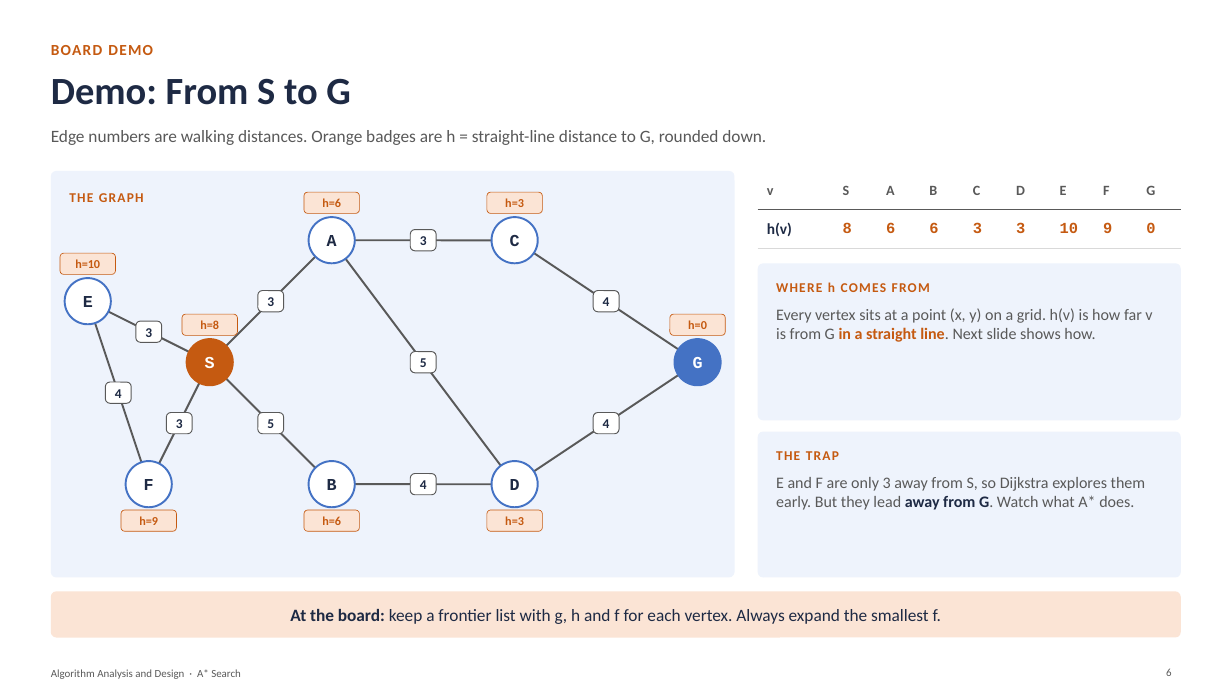
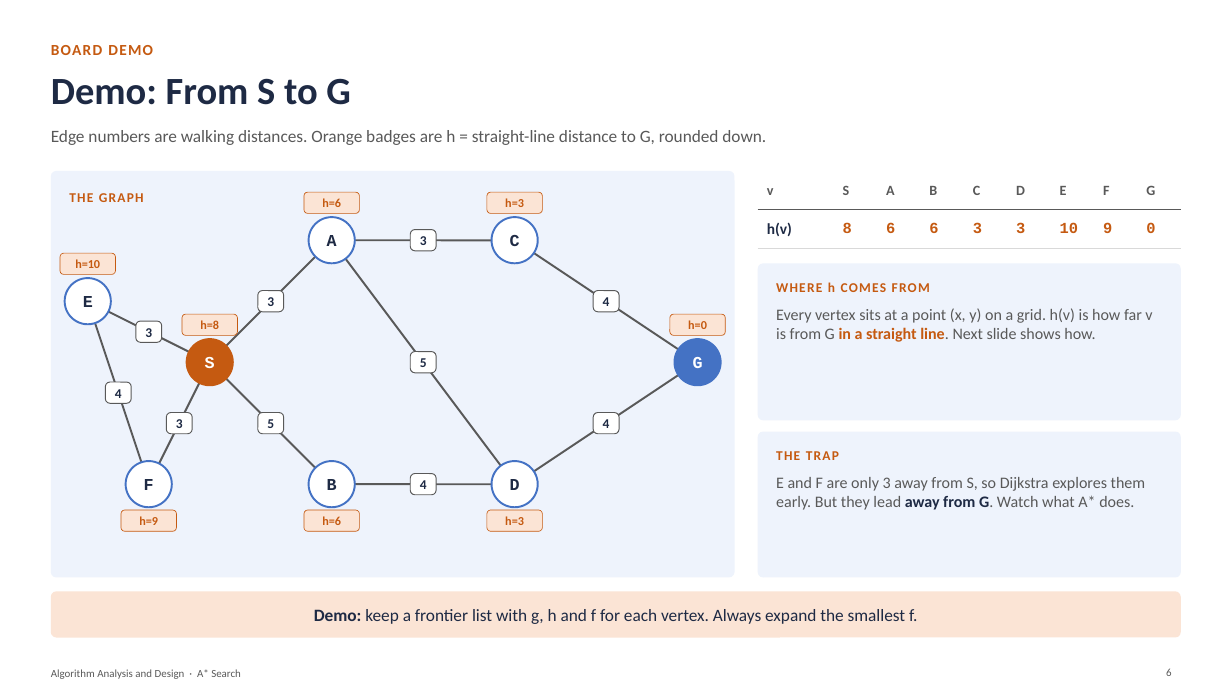
Before and after one commit to tanwistha/cs383_fall26, a slide deck: slide 6 of lectures/A_Star_Search.pptx. Drawn at 1232x693 pixels with LibreOffice and Linux fonts; fonts in the diff are those of the drawing. Boxes give left, top, right and bottom in pixels: in the first picture for what was removed or moved away, otherwise in the second. Text is boxed around its words. In the diff, an @@ line names an element or a change of style, - is before the commit and + after.

Commit message:
updated schedule and slides

```diff
--- a/lectures/A_Star_Search.pptx
+++ b/lectures/A_Star_Search.pptx
@@ text at (314, 609, 917, 624): text changed @@
-At the board: keep a frontier list with g, h and f for each vertex. Always expand the smallest f.
+Demo: keep a frontier list with g, h and f for each vertex. Always expand the smallest f.
```
